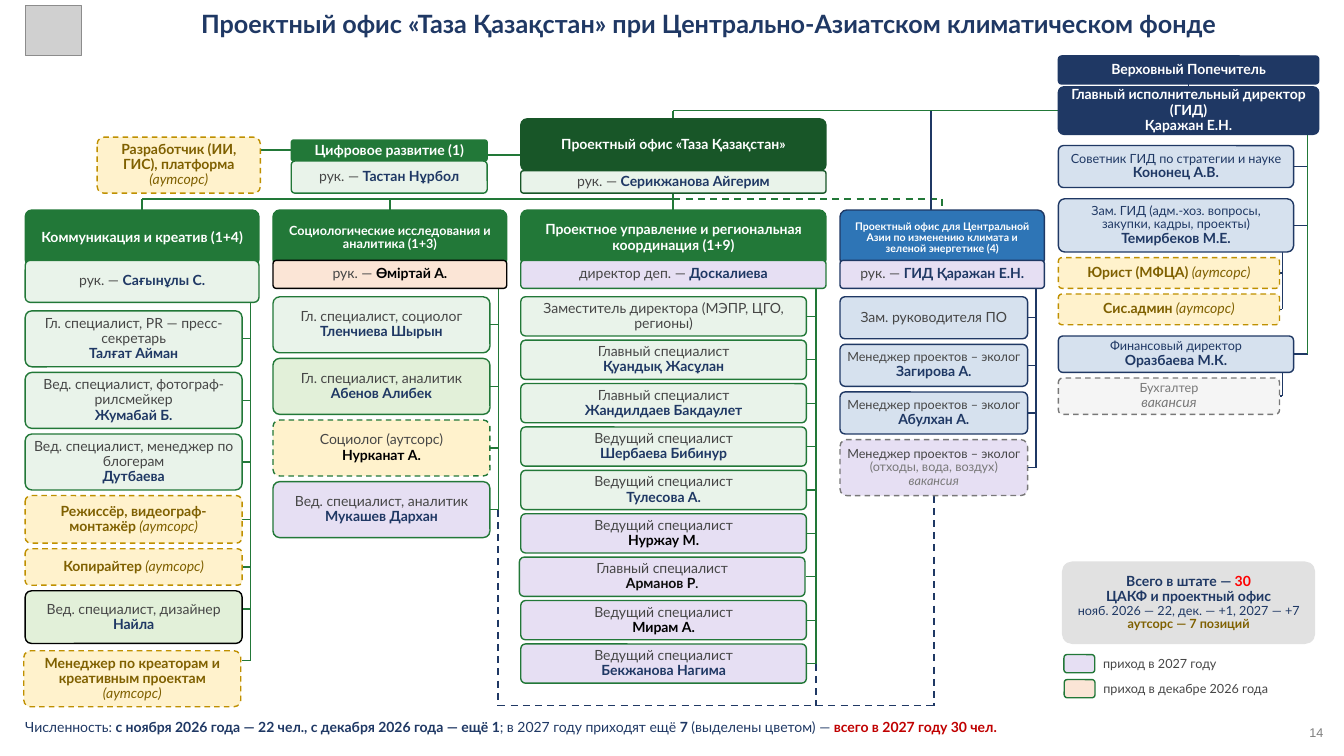
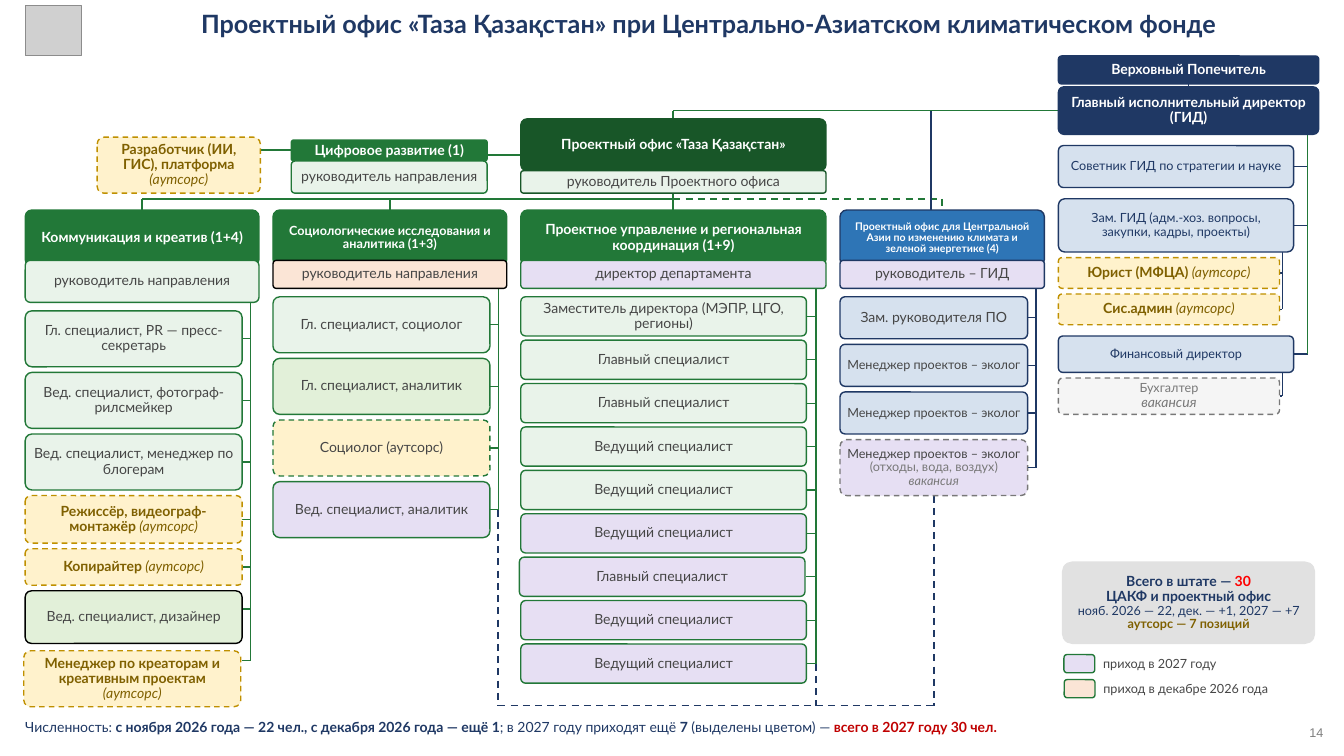
Before and after one commit to murat01042014/obsidian-vault, a slide deck: slide 14 of TAZA/_документы/Презентация для партнёров – ЦАКФ и Таза Қазақстан.pptx. Drawn at 1344x756 pixels with LibreOffice and Linux fonts; fonts in the diff are those of the drawing; grey boxes stand for pictures. Boxes give left, top, right and bottom in pixels: in the first picture for what was removed or moved away, otherwise in the second. Text is boxed around its words. In the diff, an @@ line names an element or a change of style, - is before the commit and + after.

```diff
--- a/TAZA/_документы/Презентация для партнёров – ЦАКФ и Таза Қазақстан.pptx
+++ b/TAZA/_документы/Презентация для партнёров – ЦАКФ и Таза Қазақстан.pptx
@@ text in rounded rectangle at (x1=1145, y1=117, x2=1232, y2=133): paragraph removed @@
-Қаражан Е.Н.
@@ text in rounded rectangle at (x1=1059, y1=145, x2=1294, y2=188): paragraph removed @@
-Кононец А.В.
@@ text in rounded rectangle at (x1=301, y1=174, x2=478, y2=184): text changed; text colour #1F3864 to #464646; bold off @@
-рук. — Тастан Нұрбол
+руководитель направления
@@ text in rounded rectangle at (x1=567, y1=176, x2=780, y2=189): text changed; text colour #1F3864 to #464646; bold off @@
-рук. — Серикжанова Айгерим
+руководитель Проектного офиса
@@ text in rounded rectangle at (x1=1121, y1=233, x2=1231, y2=246): paragraph removed @@
-Темирбеков М.Е.
@@ text in rounded rectangle at (x1=875, y1=268, x2=1009, y2=281): text changed; text colour #1F3864 to #464646; bold off @@
-рук. — ГИД Қаражан Е.Н.
+руководитель – ГИД
@@ text in rounded rectangle at (x1=54, y1=278, x2=231, y2=288): text changed; text colour #1F3864 to #464646; bold off @@
-рук. — Сағынұлы С.
+руководитель направления
@@ text in rounded rectangle at (x1=302, y1=271, x2=478, y2=281): text changed; text colour #000000 to #464646; bold off @@
-рук. — Өміртай А.
+руководитель направления
@@ text in rounded rectangle at (x1=595, y1=271, x2=751, y2=281): text changed @@
-директор деп. — Доскалиева
+директор департамента
@@ text in rounded rectangle at (x1=320, y1=326, x2=443, y2=339): paragraph removed @@
-Тленчиева Шырын
@@ text in rounded rectangle at (x1=89, y1=348, x2=178, y2=358): paragraph removed @@
-Талғат Айман
@@ text in rounded rectangle at (x1=1125, y1=355, x2=1228, y2=368): paragraph removed @@
-Оразбаева М.К.
@@ text in rounded rectangle at (x1=331, y1=388, x2=432, y2=398): paragraph removed @@
-Абенов Алибек
@@ text in rounded rectangle at (x1=603, y1=361, x2=725, y2=374): paragraph removed @@
-Қуандық Жасұлан
@@ text in rounded rectangle at (x1=896, y1=366, x2=972, y2=379): paragraph removed @@
-Загирова А.
@@ text in rounded rectangle at (x1=95, y1=410, x2=172, y2=423): paragraph removed @@
-Жумабай Б.
@@ text in rounded rectangle at (x1=585, y1=402, x2=743, y2=418): paragraph removed @@
-Жандилдаев Бакдаулет
@@ text in rounded rectangle at (x1=898, y1=414, x2=969, y2=427): paragraph removed @@
-Абулхан А.
@@ text in rounded rectangle at (x1=600, y1=448, x2=727, y2=461): paragraph removed @@
-Шербаева Бибинур
@@ text in rounded rectangle at (x1=103, y1=471, x2=165, y2=484): paragraph removed @@
-Дутбаева
@@ text in rounded rectangle at (x1=342, y1=450, x2=421, y2=463): paragraph removed @@
-Нурканат А.
@@ text in rounded rectangle at (x1=626, y1=492, x2=701, y2=505): paragraph removed @@
-Тулесова А.
@@ text in rounded rectangle at (x1=325, y1=511, x2=438, y2=524): paragraph removed @@
-Мукашев Дархан
@@ text in rounded rectangle at (x1=628, y1=535, x2=700, y2=548): paragraph removed @@
-Нуржау М.
@@ text in rounded rectangle at (x1=626, y1=578, x2=696, y2=591): paragraph removed @@
-Арманов Р.
@@ text in rounded rectangle at (x1=113, y1=619, x2=154, y2=629): paragraph removed @@
-Найла
@@ text in rounded rectangle at (x1=632, y1=619, x2=695, y2=635): paragraph removed @@
-Мирам А.
@@ text in rounded rectangle at (x1=601, y1=665, x2=726, y2=675): paragraph removed @@
-Бекжанова Нагима
```
Also in this commit, not shown: 1 other file.
